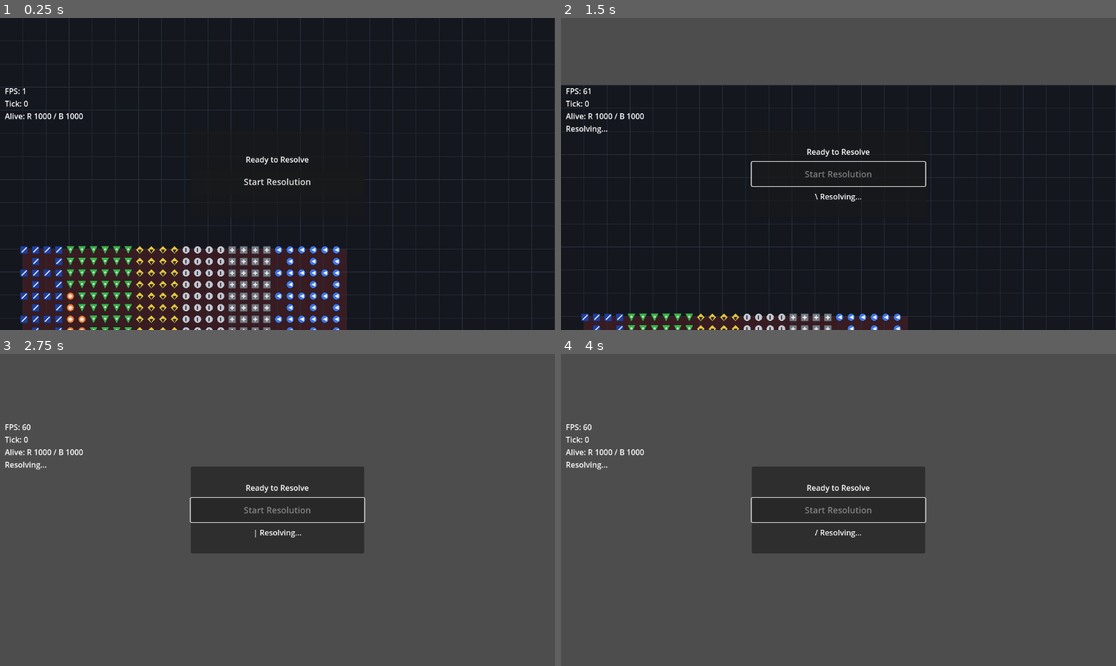
Above: before the commit, frames 1-4 (two rows, left to right).
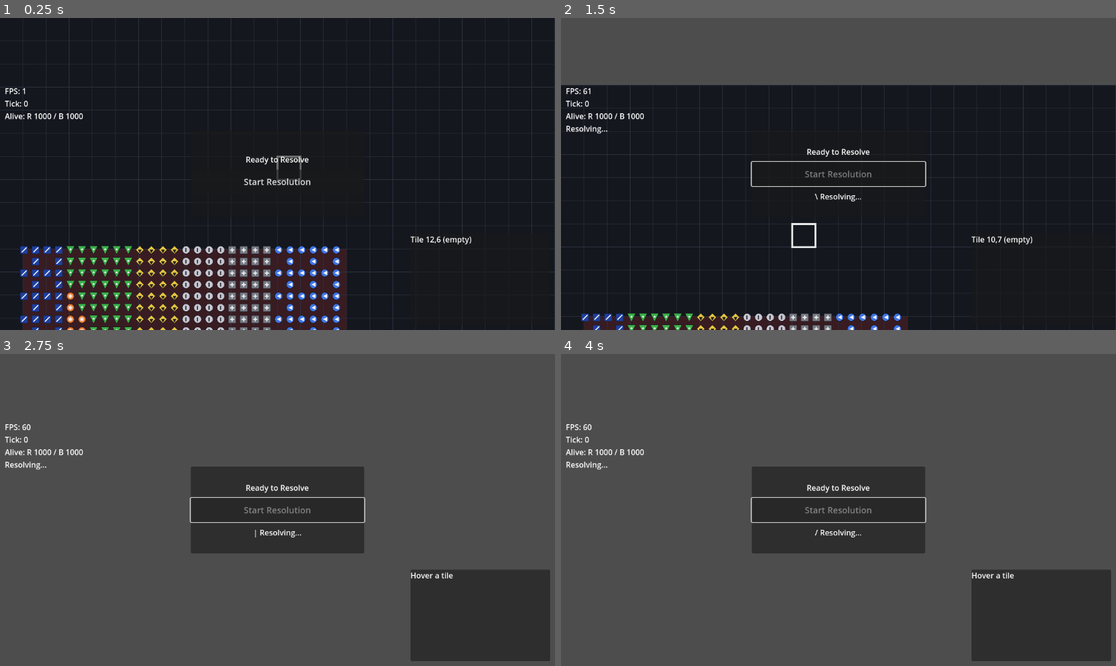
Above: after the commit, the same moments.

Repository: saykrikan-krap/battle-prototype-scale-test-godot
Game: Godot game, scene res://scenes/Main.tscn
The game is run twice, just before and just after one commit, with the same random seed, the same clock (stepped at 60 frames per second) and the same inputs.
Inputs (mouse positions are in pixels of both pictures, inside the frame that each line leads up to):
- Up to frame 1 (0.25 s): no input
- Up to frame 2 (1.5 s): click "Start Resolution" at 0.5 s; tap Enter at 1.25 s; move the mouse to (810, 236) at 1.27 s; hold W from 1.28 s (still down); click (810, 236) at 1.42 s
- Up to frame 3 (2.75 s): keep holding W; tap Space at 1.52, 2.27 s; move the mouse to (444, 556) at 2.02 s; click (444, 556) at 2.17 s
- Up to frame 4 (4 s): move the mouse to (672, 463) at 2.77 s; release W at 2.78 s; hold A from 2.78 s (still down); click (672, 463) at 2.92 s; move the mouse to (866, 510) at 3.52 s; click (866, 510) at 3.67 s; tap Space at 3.77 s

The runs differ from the first frame. In frame 1, 0.2% of the frame differs, in the area x 49-85%, y 44-73%; in frame 2, 0.2%; in frame 3, 7.3%, in the area x 73-100%, y 69-99%; in frame 4, 7.3%.

Commit message:
Add hovered tile highlight and unit panel

Diff:
--- a/replayer/battle_view.gd
+++ b/replayer/battle_view.gd
@@ -57,6 +57,7 @@
 var _projectile_meshes = []
 var _zoom: float = VIEW_SCALE
 var _tile_side = PackedInt32Array()
+var _hovered_tile = Vector2i(-1, -1)
 
 func _ready() -> void:
 	_zoom = VIEW_SCALE
@@ -70,6 +71,7 @@
 			_apply_zoom(_zoom - ZOOM_STEP, event.position)
 
 func _process(delta: float) -> void:
+	_update_hovered_tile()
 	var direction = Vector2.ZERO
 	if Input.is_key_pressed(KEY_W) or Input.is_key_pressed(KEY_UP):
 		direction.y -= 1.0
@@ -85,6 +87,25 @@
 			pan_scale = 1.0 / _zoom
 		position -= direction.normalized() * (PAN_SPEED * delta * pan_scale)
 
+func _update_hovered_tile() -> void:
+	if grid_width <= 0 or grid_height <= 0:
+		if _hovered_tile.x != -1:
+			_hovered_tile = Vector2i(-1, -1)
+			queue_redraw()
+		return
+	var local = get_local_mouse_position()
+	var tile_x = int(floor(local.x / TILE_SIZE))
+	var tile_y = int(floor(local.y / TILE_SIZE))
+	var next_tile = Vector2i(-1, -1)
+	if local.x >= 0.0 and local.y >= 0.0 and tile_x < grid_width and tile_y < grid_height:
+		next_tile = Vector2i(tile_x, tile_y)
+	if next_tile != _hovered_tile:
+		_hovered_tile = next_tile
+		queue_redraw()
+
+func get_hovered_tile() -> Vector2i:
+	return _hovered_tile
+
 func _apply_zoom(target_zoom: float, mouse_pos: Vector2) -> void:
 	var clamped = clamp(target_zoom, MIN_ZOOM, MAX_ZOOM)
 	if is_equal_approx(clamped, _zoom):
@@ -126,6 +147,13 @@
 	for y in range(grid_height + 1):
 		var py = y * TILE_SIZE
 		draw_line(Vector2(0, py), Vector2(total_width, py), line_color)
+	if _hovered_tile.x >= 0:
+		draw_rect(
+			Rect2(_hovered_tile.x * TILE_SIZE, _hovered_tile.y * TILE_SIZE, TILE_SIZE, TILE_SIZE),
+			Color(1, 1, 1, 0.9),
+			false,
+			2.0
+		)
 
 func render(replayer) -> void:
 	if replayer == null:
--- a/scenes/Main.gd
+++ b/scenes/Main.gd
@@ -53,6 +53,7 @@
 		if not _resolving:
 			_replayer.update(delta)
 		_battle_view.render(_replayer)
+		_update_hover_panel()
 
 	_update_debug_overlay()
 
@@ -145,6 +146,20 @@
 		print("Event hash: %08x" % battle_result.event_hash)
 	get_tree().quit()
 
+func _update_hover_panel() -> void:
+	if _battle_ui == null or _battle_view == null or _replayer == null:
+		return
+	var tile = _battle_view.get_hovered_tile()
+	var unit_types = []
+	if tile.x >= 0:
+		var unit_count = _replayer.unit_alive.size()
+		for id in range(unit_count):
+			if _replayer.unit_alive[id] == 0:
+				continue
+			if _replayer.unit_x[id] == tile.x and _replayer.unit_y[id] == tile.y:
+				unit_types.append(_replayer.unit_type[id])
+	_battle_ui.set_hovered_units(tile, unit_types)
+
 func _show_preview(input) -> void:
 	var log = EventLog.new()
 	log.add_event(
--- a/ui/battle_ui.gd
+++ b/ui/battle_ui.gd
@@ -16,6 +16,10 @@
 var _start_overlay: PanelContainer
 var _start_button: Button
 var _spinner_label: Label
+var _hover_panel: PanelContainer
+var _hover_title: Label
+var _hover_entries = []
+var _unit_textures = []
 
 var _playing: bool = true
 var _resolving: bool = false
@@ -23,6 +27,26 @@
 var _spinner_index: int = 0
 var _spinner_elapsed: float = 0.0
 var _spinner_interval: float = 0.12
+
+const UNIT_TEXTURE_PATHS = [
+	"res://assets/sprites/units/infantry.png",
+	"res://assets/sprites/units/heavy_infantry.png",
+	"res://assets/sprites/units/elite_infantry.png",
+	"res://assets/sprites/units/archer.png",
+	"res://assets/sprites/units/cavalry.png",
+	"res://assets/sprites/units/heavy_cavalry.png",
+	"res://assets/sprites/units/mage.png",
+]
+
+const UNIT_NAMES = [
+	"Infantry",
+	"Heavy Infantry",
+	"Elite Infantry",
+	"Archer",
+	"Cavalry",
+	"Heavy Cavalry",
+	"Mage",
+]
 
 func _ready() -> void:
 	_panel = PanelContainer.new()
@@ -105,6 +129,7 @@
 	overlay_box.add_child(_spinner_label)
 
 	set_start_overlay_visible(true)
+	_build_hover_panel()
 
 func set_resolving(resolving: bool) -> void:
 	_resolving = resolving
@@ -130,6 +155,19 @@
 func set_debug_text(text: String) -> void:
 	_debug_label.text = text
 
+func set_hovered_units(tile: Vector2i, unit_types: Array) -> void:
+	_ensure_unit_textures()
+	if tile.x < 0:
+		_hover_title.text = "Hover a tile"
+		_set_hover_entries([])
+		return
+	if unit_types.is_empty():
+		_hover_title.text = "Tile %d,%d (empty)" % [tile.x, tile.y]
+		_set_hover_entries([])
+		return
+	_hover_title.text = "Tile %d,%d" % [tile.x, tile.y]
+	_set_hover_entries(unit_types)
+
 func _on_resolve_pressed() -> void:
 	emit_signal("resolve_requested")
 
@@ -154,3 +192,78 @@
 	_spinner_elapsed = 0.0
 	_spinner_index = (_spinner_index + 1) % _spinner_frames.size()
 	_spinner_label.text = "%s Resolving..." % _spinner_frames[_spinner_index]
+
+func _build_hover_panel() -> void:
+	_hover_panel = PanelContainer.new()
+	_hover_panel.anchor_left = 1.0
+	_hover_panel.anchor_top = 1.0
+	_hover_panel.anchor_right = 1.0
+	_hover_panel.anchor_bottom = 1.0
+	_hover_panel.offset_left = -300
+	_hover_panel.offset_top = -200
+	_hover_panel.offset_right = -10
+	_hover_panel.offset_bottom = -10
+	add_child(_hover_panel)
+
+	var vbox = VBoxContainer.new()
+	vbox.add_theme_constant_override("separation", 8)
+	_hover_panel.add_child(vbox)
+
+	_hover_title = Label.new()
+	_hover_title.text = "Hover a tile"
+	vbox.add_child(_hover_title)
+
+	var grid = GridContainer.new()
+	grid.columns = 2
+	grid.add_theme_constant_override("h_separation", 12)
+	grid.add_theme_constant_override("v_separation", 8)
+	vbox.add_child(grid)
+
+	for i in range(4):
+		var row = HBoxContainer.new()
+		row.add_theme_constant_override("separation", 8)
+		grid.add_child(row)
+
+		var icon = TextureRect.new()
+		icon.custom_minimum_size = Vector2(28, 28)
+		icon.expand_mode = TextureRect.EXPAND_IGNORE_SIZE
+		icon.stretch_mode = TextureRect.STRETCH_KEEP_ASPECT_CENTERED
+		row.add_child(icon)
+
+		var label = Label.new()
+		label.text = ""
+		row.add_child(label)
+
+		_hover_entries.append({
+			"row": row,
+			"icon": icon,
+			"label": label,
+		})
+
+func _ensure_unit_textures() -> void:
+	if _unit_textures.size() > 0:
+		return
+	_unit_textures.resize(UNIT_TEXTURE_PATHS.size())
+	for i in range(UNIT_TEXTURE_PATHS.size()):
+		_unit_textures[i] = _load_texture(UNIT_TEXTURE_PATHS[i])
+
+func _load_texture(path: String) -> Texture2D:
+	var image = Image.new()
+	var err = image.load(path)
+	if err != OK:
+		var fallback = Image.create(1, 1, false, Image.FORMAT_RGBA8)
+		fallback.fill(Color(0.2, 0.2, 0.2))
+		return ImageTexture.create_from_image(fallback)
+	return ImageTexture.create_from_image(image)
+
+func _set_hover_entries(unit_types: Array) -> void:
+	for i in range(_hover_entries.size()):
+		var entry = _hover_entries[i]
+		var row = entry["row"]
+		if i < unit_types.size():
+			var unit_type = int(unit_types[i])
+			row.visible = true
+			entry["icon"].texture = _unit_textures[unit_type]
+			entry["label"].text = UNIT_NAMES[unit_type]
+		else:
+			row.visible = false
